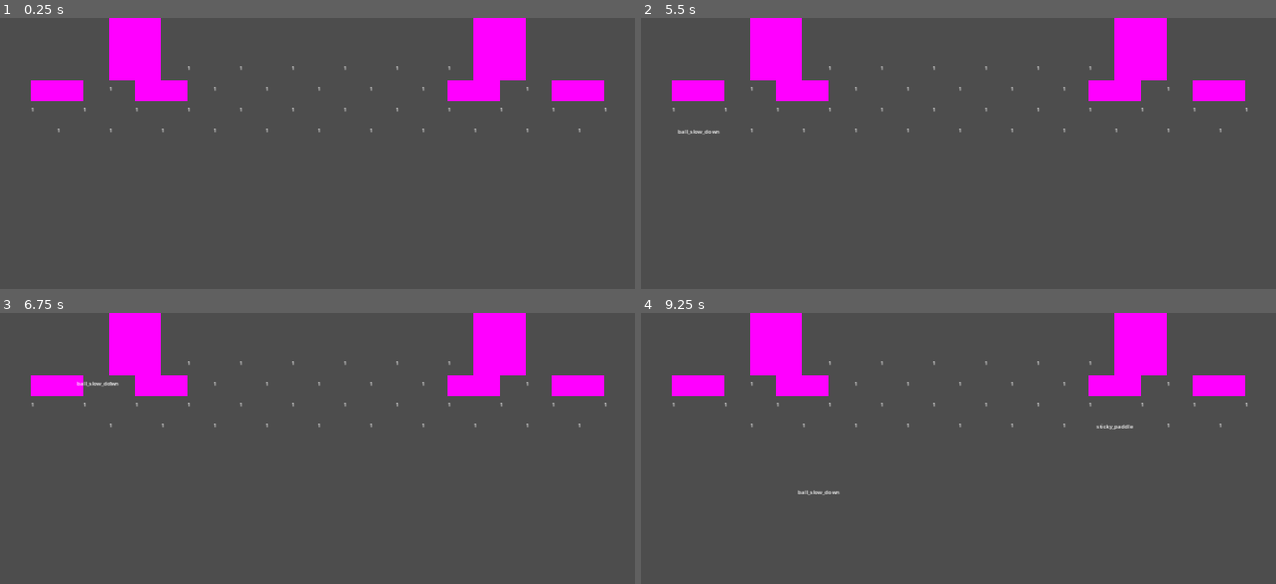
Above: before the commit, frames 1-4 (two rows, left to right).
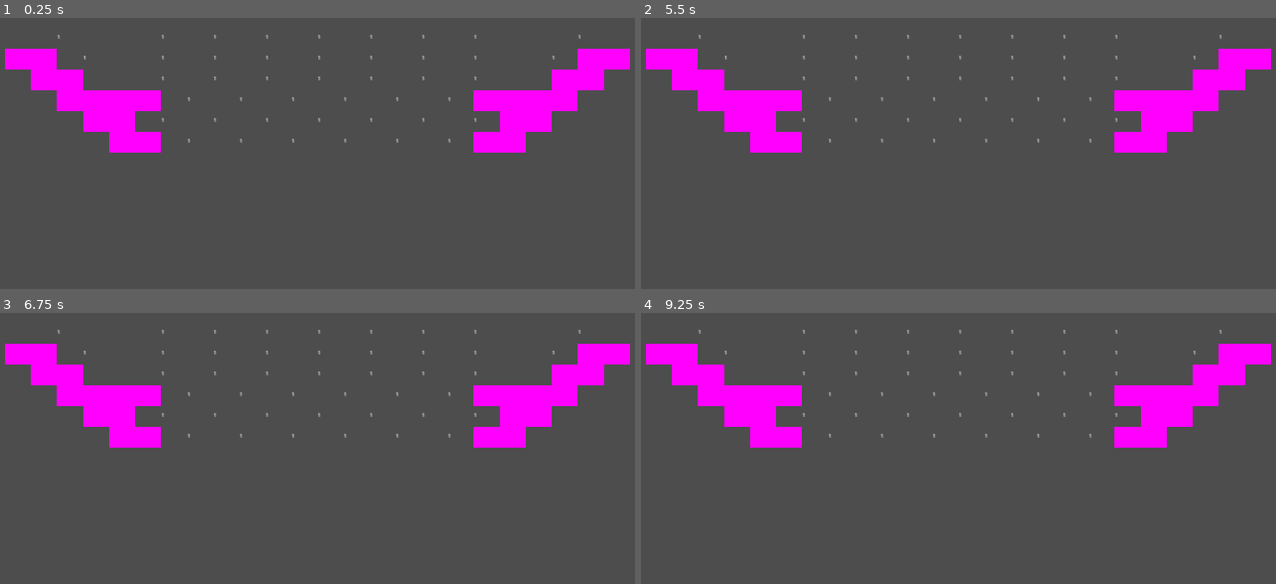
Above: after the commit, the same moments.

Repository: O-39889/brickout
Game: Godot game, scene res://scenes/main_level.tscn
Two runs of this game, one before a commit and one after it. Both use one fixed random seed, a clock stepped at 60 frames per second and the inputs below. Before the commit the project starts from res://scenes/level.tscn.
Inputs (mouse positions are in pixels of both pictures, inside the frame that each line leads up to):
- Up to frame 1 (0.25 s): no input
- Up to frame 2 (5.5 s): tap Enter at 0.5 s; move the mouse to (996, 202) at 0.52 s; click (996, 202) at 0.67 s; tap R (debug_restart) every 0.75 s from 1.25 to 4.25 s; move the mouse to (926, 207) at 1.27 s; click (926, 207) at 1.42 s; move the mouse to (977, 199) at 2.02 s; click (977, 199) at 2.17 s; move the mouse to (952, 210) at 2.77 s; click (952, 210) at 2.92 s; move the mouse to (1009, 210) at 3.52 s; click (1009, 210) at 3.67 s; move the mouse to (907, 199) at 4.27 s; click (907, 199) at 4.42 s; move the mouse to (964, 204) at 5.02 s; click (964, 204) at 5.17 s
- Up to frame 3 (6.75 s): move the mouse to (292, 491) at 5.77 s; click (292, 491) at 5.92 s; move the mouse to (355, 497) at 6.52 s; click (355, 497) at 6.67 s
- Up to frame 4 (9.25 s): move the mouse to (926, 502) at 7.27 s; click (926, 502) at 7.42 s; move the mouse to (977, 494) at 8.02 s; click (977, 494) at 8.17 s; move the mouse to (952, 505) at 8.77 s; click (952, 505) at 8.92 s

The runs differ from the first frame. In frame 1, 12% of the frame differs, in the area x 0-100%, y 0-50%; in frame 2, 12%; in frame 3, 12%; in frame 4, 12%, in the area x 0-100%, y 0-68%.

Commit message:
Separate level into main_level

Diff:
--- a/project.godot
+++ b/project.godot
@@ -11,7 +11,7 @@
 [application]
 
 config/name="BrickOut!"
-run/main_scene="res://scenes/level.tscn"
+run/main_scene="res://scenes/main_level.tscn"
 config/features=PackedStringArray("4.2", "GL Compatibility")
 config/icon="res://icon.svg"
 
--- a/scenes/IndestructibleBrick.tscn
+++ b/scenes/IndestructibleBrick.tscn
@@ -5,3 +5,6 @@
 
 [node name="IndestructibleBrick" instance=ExtResource("1_uu1ev")]
 script = ExtResource("2_a4mol")
+
+[node name="CollisionShape2D" parent="." index="0"]
+debug_color = Color(0.82, 0.82, 0.82, 0.419608)
--- a/scenes/level.tscn
+++ b/scenes/level.tscn
@@ -1,11 +1,6 @@
-[gd_scene load_steps=7 format=3 uid="uid://cljyfysqemsgw"]
+[gd_scene load_steps=2 format=3 uid="uid://cljyfysqemsgw"]
 
 [ext_resource type="Script" path="res://scripts/Level.gd" id="1_uhvnp"]
-[ext_resource type="PackedScene" uid="uid://doylk4sp6cg5q" path="res://scenes/Wall.tscn" id="2_sn5ow"]
-[ext_resource type="PackedScene" uid="uid://blofikyc7x7vn" path="res://scenes/RegularBrick.tscn" id="4_vgqhg"]
-[ext_resource type="PackedScene" uid="uid://blefa03mpdv8b" path="res://scenes/IndestructibleBrick.tscn" id="5_qmehk"]
-[ext_resource type="PackedScene" uid="uid://coqsjdil7pruh" path="res://scenes/level_components/brick_manager.tscn" id="6_rlnpc"]
-[ext_resource type="PackedScene" uid="uid://jeo4t2v7ja84" path="res://scenes/level_components/powerup_manager.tscn" id="7_vaoiv"]
 
 [node name="Level" type="Node2D"]
 script = ExtResource("1_uhvnp")
@@ -13,169 +8,10 @@
 powerup_chance = null
 pool_type = null
 
-[node name="Walls" type="Node2D" parent="."]
-
-[node name="WallLeft" parent="Walls" groups=["walls"] instance=ExtResource("2_sn5ow")]
-rotation = 1.5708
-
-[node name="WallRight" parent="Walls" groups=["walls"] instance=ExtResource("2_sn5ow")]
-position = Vector2(1920, 0)
-rotation = -1.5708
-
-[node name="WallTop" parent="Walls" groups=["walls"] instance=ExtResource("2_sn5ow")]
-rotation = 3.14159
-
-[node name="BrickManager" parent="." instance=ExtResource("6_rlnpc")]
-
-[node name="Brick" parent="BrickManager" instance=ExtResource("4_vgqhg")]
-position = Vector2(585, 150)
-
-[node name="Brick2" parent="BrickManager" instance=ExtResource("4_vgqhg")]
-position = Vector2(735, 150)
-
-[node name="Brick3" parent="BrickManager" instance=ExtResource("4_vgqhg")]
-position = Vector2(885, 150)
-
-[node name="Brick4" parent="BrickManager" instance=ExtResource("4_vgqhg")]
-position = Vector2(1035, 150)
-
-[node name="Brick5" parent="BrickManager" instance=ExtResource("4_vgqhg")]
-position = Vector2(1185, 150)
-
-[node name="Brick6" parent="BrickManager" instance=ExtResource("4_vgqhg")]
-position = Vector2(1335, 150)
-
-[node name="Brick7" parent="BrickManager" instance=ExtResource("4_vgqhg")]
-position = Vector2(1260, 210)
-
-[node name="Brick8" parent="BrickManager" instance=ExtResource("4_vgqhg")]
-position = Vector2(1110, 210)
-
-[node name="Brick9" parent="BrickManager" instance=ExtResource("4_vgqhg")]
-position = Vector2(960, 210)
-
-[node name="Brick10" parent="BrickManager" instance=ExtResource("4_vgqhg")]
-position = Vector2(810, 210)
-
-[node name="Brick11" parent="BrickManager" instance=ExtResource("4_vgqhg")]
-position = Vector2(660, 210)
-
-[node name="Brick12" parent="BrickManager" instance=ExtResource("4_vgqhg")]
-position = Vector2(585, 270)
-
-[node name="Brick23" parent="BrickManager" instance=ExtResource("4_vgqhg")]
-position = Vector2(510, 330)
-
-[node name="Brick24" parent="BrickManager" instance=ExtResource("4_vgqhg")]
-position = Vector2(360, 330)
-
-[node name="Brick25" parent="BrickManager" instance=ExtResource("4_vgqhg")]
-position = Vector2(210, 330)
-
-[node name="Brick26" parent="BrickManager" instance=ExtResource("4_vgqhg")]
-position = Vector2(435, 270)
-
-[node name="Brick36" parent="BrickManager" instance=ExtResource("4_vgqhg")]
-position = Vector2(360, 210)
-
-[node name="Brick27" parent="BrickManager" instance=ExtResource("4_vgqhg")]
-position = Vector2(285, 270)
-
-[node name="Brick28" parent="BrickManager" instance=ExtResource("4_vgqhg")]
-position = Vector2(135, 270)
-
-[node name="Brick13" parent="BrickManager" instance=ExtResource("4_vgqhg")]
-position = Vector2(735, 270)
-
-[node name="Brick14" parent="BrickManager" instance=ExtResource("4_vgqhg")]
-position = Vector2(885, 270)
-
-[node name="Brick15" parent="BrickManager" instance=ExtResource("4_vgqhg")]
-position = Vector2(1035, 270)
-
-[node name="Brick16" parent="BrickManager" instance=ExtResource("4_vgqhg")]
-position = Vector2(1185, 270)
-
-[node name="Brick17" parent="BrickManager" instance=ExtResource("4_vgqhg")]
-position = Vector2(1335, 270)
-
-[node name="Brick29" parent="BrickManager" instance=ExtResource("4_vgqhg")]
-position = Vector2(1485, 270)
-
-[node name="Brick35" parent="BrickManager" instance=ExtResource("4_vgqhg")]
-position = Vector2(1560, 210)
-
-[node name="Brick30" parent="BrickManager" instance=ExtResource("4_vgqhg")]
-position = Vector2(1635, 270)
-
-[node name="Brick31" parent="BrickManager" instance=ExtResource("4_vgqhg")]
-position = Vector2(1785, 270)
-
-[node name="Brick18" parent="BrickManager" instance=ExtResource("4_vgqhg")]
-position = Vector2(1260, 330)
-
-[node name="Brick19" parent="BrickManager" instance=ExtResource("4_vgqhg")]
-position = Vector2(1110, 330)
-
-[node name="Brick32" parent="BrickManager" instance=ExtResource("4_vgqhg")]
-position = Vector2(1560, 330)
-
-[node name="Brick34" parent="BrickManager" instance=ExtResource("4_vgqhg")]
-position = Vector2(1710, 330)
-
-[node name="Brick33" parent="BrickManager" instance=ExtResource("4_vgqhg")]
-position = Vector2(1410, 330)
-
-[node name="Brick20" parent="BrickManager" instance=ExtResource("4_vgqhg")]
-position = Vector2(960, 330)
-
-[node name="Brick21" parent="BrickManager" instance=ExtResource("4_vgqhg")]
-position = Vector2(810, 330)
-
-[node name="Brick22" parent="BrickManager" instance=ExtResource("4_vgqhg")]
-position = Vector2(660, 330)
-
-[node name="IndestructibleBrick" parent="BrickManager" instance=ExtResource("5_qmehk")]
-position = Vector2(510, 210)
-rotation = 3.14159
-
-[node name="IndestructibleBrick9" parent="BrickManager" instance=ExtResource("5_qmehk")]
-position = Vector2(210, 210)
-
-[node name="IndestructibleBrick10" parent="BrickManager" instance=ExtResource("5_qmehk")]
-position = Vector2(1710, 210)
-
-[node name="IndestructibleBrick2" parent="BrickManager" instance=ExtResource("5_qmehk")]
-position = Vector2(435, 150)
-
-[node name="IndestructibleBrick3" parent="BrickManager" instance=ExtResource("5_qmehk")]
-position = Vector2(435, 90)
-
-[node name="IndestructibleBrick4" parent="BrickManager" instance=ExtResource("5_qmehk")]
-position = Vector2(435, 30)
-
-[node name="IndestructibleBrick5" parent="BrickManager" instance=ExtResource("5_qmehk")]
-position = Vector2(1410, 210)
-
-[node name="IndestructibleBrick6" parent="BrickManager" instance=ExtResource("5_qmehk")]
-position = Vector2(1485, 150)
-
-[node name="IndestructibleBrick7" parent="BrickManager" instance=ExtResource("5_qmehk")]
-position = Vector2(1485, 90)
-
-[node name="IndestructibleBrick8" parent="BrickManager" instance=ExtResource("5_qmehk")]
-position = Vector2(1485, 30)
-
-[node name="PowerupManager" parent="." instance=ExtResource("7_vaoiv")]
-
 [node name="Timers" type="Node" parent="."]
 
 [node name="AcidTimer" type="Timer" parent="Timers"]
 process_callback = 0
 one_shot = true
 
-[node name="GUI" type="CanvasLayer" parent="."]
-
 [connection signal="timeout" from="Timers/AcidTimer" to="." method="_on_acid_timer_timeout"]
-
-[editable path="BrickManager"]
--- /dev/null
+++ b/scenes/main_level.tscn
@@ -0,0 +1,204 @@
+[gd_scene load_steps=7 format=3 uid="uid://ivtwix13e1nt"]
+
+[ext_resource type="PackedScene" uid="uid://cljyfysqemsgw" path="res://scenes/level.tscn" id="1_fbwrt"]
+[ext_resource type="PackedScene" uid="uid://doylk4sp6cg5q" path="res://scenes/Wall.tscn" id="2_6l8ty"]
+[ext_resource type="PackedScene" uid="uid://coqsjdil7pruh" path="res://scenes/level_components/brick_manager.tscn" id="3_kuuje"]
+[ext_resource type="PackedScene" uid="uid://jeo4t2v7ja84" path="res://scenes/level_components/powerup_manager.tscn" id="4_5blil"]
+[ext_resource type="PackedScene" uid="uid://blofikyc7x7vn" path="res://scenes/RegularBrick.tscn" id="4_xeb2x"]
+[ext_resource type="PackedScene" uid="uid://blefa03mpdv8b" path="res://scenes/IndestructibleBrick.tscn" id="5_s0seo"]
+
+[node name="Level" instance=ExtResource("1_fbwrt")]
+add_paddle = true
+powerup_chance = 0.1
+pool_type = 0
+
+[node name="Walls" type="Node2D" parent="." index="1"]
+metadata/_edit_lock_ = true
+
+[node name="WallLeft" parent="Walls" index="0" groups=["walls"] instance=ExtResource("2_6l8ty")]
+rotation = 1.5708
+
+[node name="WallRight" parent="Walls" index="1" groups=["walls"] instance=ExtResource("2_6l8ty")]
+position = Vector2(1920, 0)
+rotation = -1.5708
+
+[node name="WallTop" parent="Walls" index="2" groups=["walls"] instance=ExtResource("2_6l8ty")]
+rotation = 3.14159
+
+[node name="BrickManager" parent="." index="2" instance=ExtResource("3_kuuje")]
+metadata/_edit_lock_ = true
+
+[node name="Brick" parent="BrickManager" index="0" instance=ExtResource("4_xeb2x")]
+position = Vector2(885, 240)
+
+[node name="Brick2" parent="BrickManager" index="1" instance=ExtResource("4_xeb2x")]
+position = Vector2(1035, 240)
+
+[node name="Brick3" parent="BrickManager" index="2" instance=ExtResource("4_xeb2x")]
+position = Vector2(585, 240)
+
+[node name="Brick4" parent="BrickManager" index="3" instance=ExtResource("4_xeb2x")]
+position = Vector2(735, 240)
+
+[node name="Brick5" parent="BrickManager" index="4" instance=ExtResource("4_xeb2x")]
+position = Vector2(960, 180)
+
+[node name="Brick6" parent="BrickManager" index="5" instance=ExtResource("4_xeb2x")]
+position = Vector2(1110, 180)
+
+[node name="Brick7" parent="BrickManager" index="6" instance=ExtResource("4_xeb2x")]
+position = Vector2(1260, 180)
+
+[node name="Brick9" parent="BrickManager" index="7" instance=ExtResource("4_xeb2x")]
+position = Vector2(1185, 240)
+
+[node name="Brick21" parent="BrickManager" index="8" instance=ExtResource("4_xeb2x")]
+position = Vector2(1335, 240)
+
+[node name="Brick11" parent="BrickManager" index="9" instance=ExtResource("4_xeb2x")]
+position = Vector2(885, 360)
+
+[node name="Brick12" parent="BrickManager" index="10" instance=ExtResource("4_xeb2x")]
+position = Vector2(1035, 360)
+
+[node name="Brick13" parent="BrickManager" index="11" instance=ExtResource("4_xeb2x")]
+position = Vector2(585, 360)
+
+[node name="Brick14" parent="BrickManager" index="12" instance=ExtResource("4_xeb2x")]
+position = Vector2(735, 360)
+
+[node name="Brick18" parent="BrickManager" index="13" instance=ExtResource("4_xeb2x")]
+position = Vector2(1185, 360)
+
+[node name="Brick22" parent="BrickManager" index="14" instance=ExtResource("4_xeb2x")]
+position = Vector2(1335, 360)
+
+[node name="Brick10" parent="BrickManager" index="15" instance=ExtResource("4_xeb2x")]
+position = Vector2(660, 180)
+
+[node name="Brick8" parent="BrickManager" index="16" instance=ExtResource("4_xeb2x")]
+position = Vector2(810, 180)
+
+[node name="Brick15" parent="BrickManager" index="17" instance=ExtResource("4_xeb2x")]
+position = Vector2(960, 300)
+
+[node name="Brick16" parent="BrickManager" index="18" instance=ExtResource("4_xeb2x")]
+position = Vector2(1110, 300)
+
+[node name="Brick17" parent="BrickManager" index="19" instance=ExtResource("4_xeb2x")]
+position = Vector2(1260, 300)
+
+[node name="Brick23" parent="BrickManager" index="20" instance=ExtResource("4_xeb2x")]
+position = Vector2(1410, 180)
+
+[node name="Brick24" parent="BrickManager" index="21" instance=ExtResource("4_xeb2x")]
+position = Vector2(1410, 300)
+
+[node name="Brick19" parent="BrickManager" index="22" instance=ExtResource("4_xeb2x")]
+position = Vector2(660, 300)
+
+[node name="Brick25" parent="BrickManager" index="23" instance=ExtResource("4_xeb2x")]
+position = Vector2(510, 180)
+
+[node name="Brick31" parent="BrickManager" index="24" instance=ExtResource("4_xeb2x")]
+position = Vector2(960, 120)
+
+[node name="Brick32" parent="BrickManager" index="25" instance=ExtResource("4_xeb2x")]
+position = Vector2(1110, 120)
+
+[node name="Brick33" parent="BrickManager" index="26" instance=ExtResource("4_xeb2x")]
+position = Vector2(1260, 120)
+
+[node name="Brick34" parent="BrickManager" index="27" instance=ExtResource("4_xeb2x")]
+position = Vector2(660, 120)
+
+[node name="Brick35" parent="BrickManager" index="28" instance=ExtResource("4_xeb2x")]
+position = Vector2(810, 120)
+
+[node name="Brick36" parent="BrickManager" index="29" instance=ExtResource("4_xeb2x")]
+position = Vector2(1410, 120)
+
+[node name="Brick37" parent="BrickManager" index="30" instance=ExtResource("4_xeb2x")]
+position = Vector2(510, 120)
+
+[node name="Brick38" parent="BrickManager" index="31" instance=ExtResource("4_xeb2x")]
+position = Vector2(960, 60)
+
+[node name="Brick39" parent="BrickManager" index="32" instance=ExtResource("4_xeb2x")]
+position = Vector2(1110, 60)
+
+[node name="Brick40" parent="BrickManager" index="33" instance=ExtResource("4_xeb2x")]
+position = Vector2(1260, 60)
+
+[node name="Brick41" parent="BrickManager" index="34" instance=ExtResource("4_xeb2x")]
+position = Vector2(660, 60)
+
+[node name="Brick42" parent="BrickManager" index="35" instance=ExtResource("4_xeb2x")]
+position = Vector2(810, 60)
+
+[node name="Brick43" parent="BrickManager" index="36" instance=ExtResource("4_xeb2x")]
+position = Vector2(1410, 60)
+
+[node name="Brick44" parent="BrickManager" index="37" instance=ExtResource("4_xeb2x")]
+position = Vector2(510, 60)
+
+[node name="Brick27" parent="BrickManager" index="38" instance=ExtResource("4_xeb2x")]
+position = Vector2(285, 120)
+
+[node name="Brick28" parent="BrickManager" index="39" instance=ExtResource("4_xeb2x")]
+position = Vector2(210, 60)
+
+[node name="Brick29" parent="BrickManager" index="40" instance=ExtResource("4_xeb2x")]
+position = Vector2(1635, 120)
+
+[node name="Brick30" parent="BrickManager" index="41" instance=ExtResource("4_xeb2x")]
+position = Vector2(1710, 60)
+
+[node name="Brick26" parent="BrickManager" index="42" instance=ExtResource("4_xeb2x")]
+position = Vector2(510, 300)
+
+[node name="Brick20" parent="BrickManager" index="43" instance=ExtResource("4_xeb2x")]
+position = Vector2(810, 300)
+
+[node name="IndestructibleBrick" parent="BrickManager" index="44" instance=ExtResource("5_s0seo")]
+position = Vector2(435, 240)
+
+[node name="IndestructibleBrick9" parent="BrickManager" index="45" instance=ExtResource("5_s0seo")]
+position = Vector2(360, 300)
+
+[node name="IndestructibleBrick10" parent="BrickManager" index="46" instance=ExtResource("5_s0seo")]
+position = Vector2(285, 240)
+
+[node name="IndestructibleBrick11" parent="BrickManager" index="47" instance=ExtResource("5_s0seo")]
+position = Vector2(210, 180)
+
+[node name="IndestructibleBrick12" parent="BrickManager" index="48" instance=ExtResource("5_s0seo")]
+position = Vector2(135, 120)
+
+[node name="IndestructibleBrick2" parent="BrickManager" index="49" instance=ExtResource("5_s0seo")]
+position = Vector2(435, 360)
+
+[node name="IndestructibleBrick3" parent="BrickManager" index="50" instance=ExtResource("5_s0seo")]
+position = Vector2(1485, 360)
+
+[node name="IndestructibleBrick4" parent="BrickManager" index="51" instance=ExtResource("5_s0seo")]
+position = Vector2(1485, 240)
+
+[node name="IndestructibleBrick5" parent="BrickManager" index="52" instance=ExtResource("5_s0seo")]
+position = Vector2(1560, 300)
+
+[node name="IndestructibleBrick6" parent="BrickManager" index="53" instance=ExtResource("5_s0seo")]
+position = Vector2(1635, 240)
+
+[node name="IndestructibleBrick7" parent="BrickManager" index="54" instance=ExtResource("5_s0seo")]
+position = Vector2(1710, 180)
+
+[node name="IndestructibleBrick8" parent="BrickManager" index="55" instance=ExtResource("5_s0seo")]
+position = Vector2(1785, 120)
+
+[node name="PowerupManager" parent="." index="3" instance=ExtResource("4_5blil")]
+metadata/_edit_lock_ = true
+
+[node name="GUI" type="CanvasLayer" parent="." index="4"]
+
+[editable path="BrickManager"]
--- a/scripts/Level.gd
+++ b/scripts/Level.gd
@@ -1,4 +1,4 @@
-extends Node2D
+extends Node2D;
 
 
 const BALL_LIMIT : int = 20;
